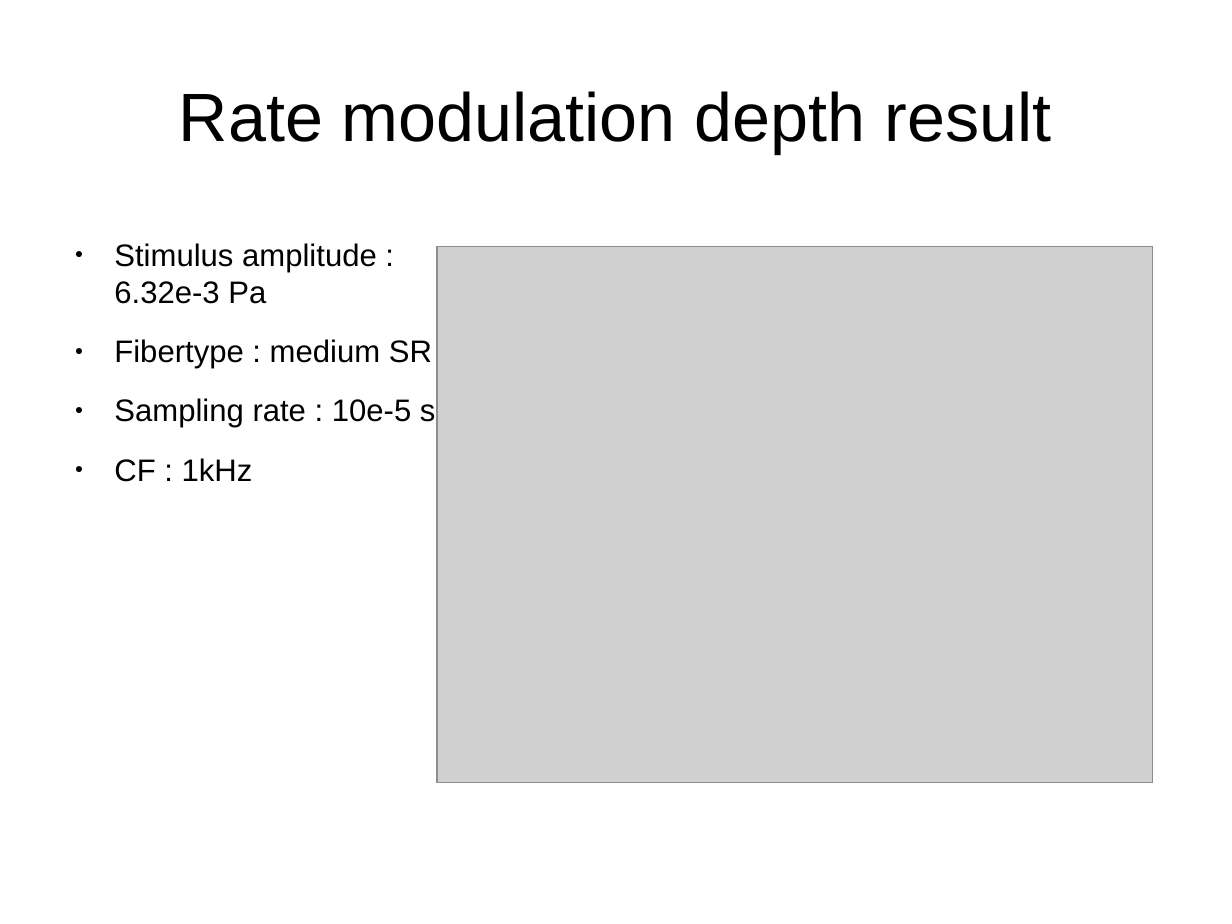
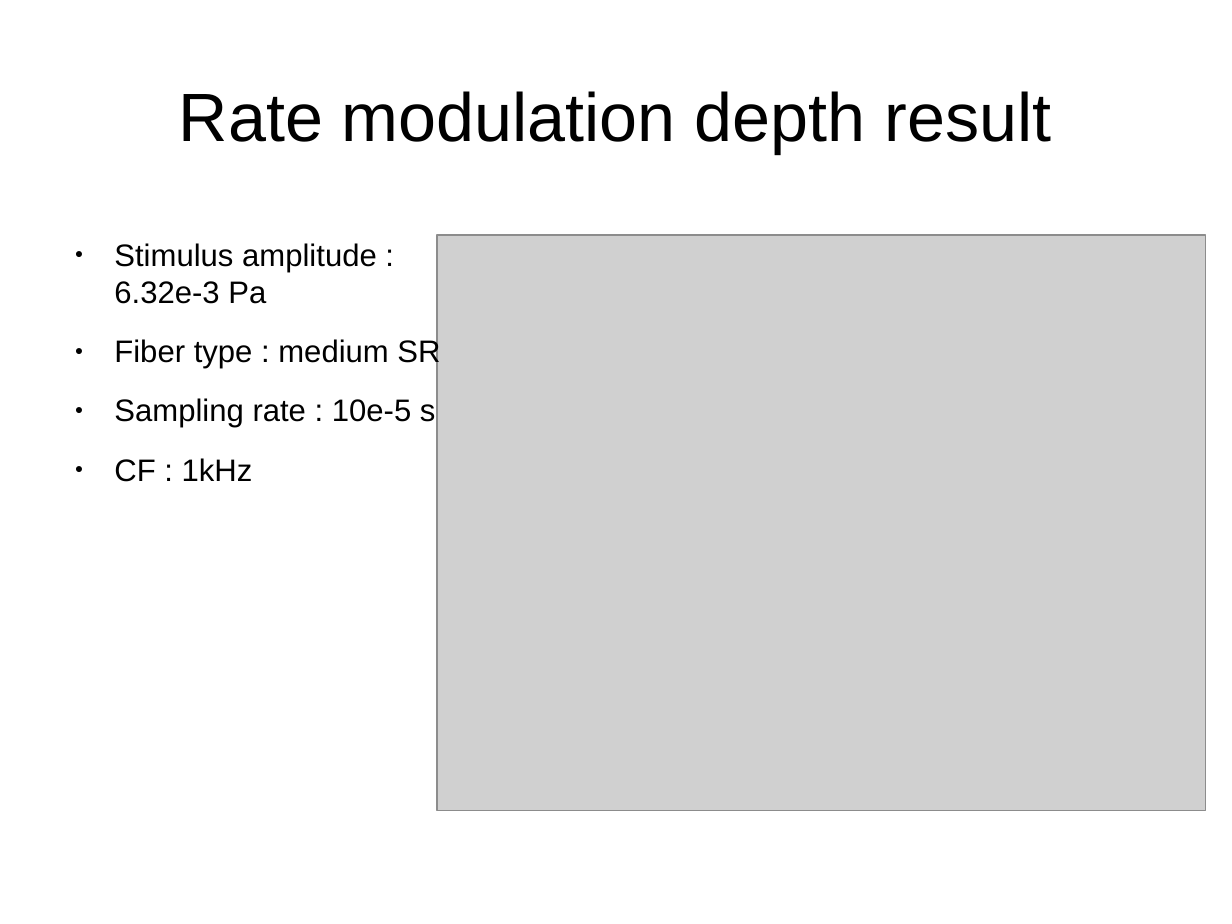
Before and after one commit to MaelleC/auditory-things, a slide deck: slide 15 of presentation/pres1.odp (slide 16 before the commit). Drawn at 1232x924 pixels with LibreOffice and Linux fonts; fonts in the diff are those of the drawing; grey boxes stand for pictures. Boxes give left, top, right and bottom in pixels: in the first picture for what was removed or moved away, otherwise in the second. Text is boxed around its words. In the diff, an @@ line names an element or a change of style, - is before the commit and + after.

```diff
--- a/presentation/pres1.odp
+++ b/presentation/pres1.odp
@@ picture: place and size @@
-picture at (437, 246, 1154, 783)
+picture at (437, 235, 1206, 811)
@@ text at (114, 338, 440, 369): spaces changed @@
-● Fibertype : medium SR
+● Fiber type : medium SR
```
Also in this commit, not shown: 9 other slides changed, 1 slide removed, 8 other files.
